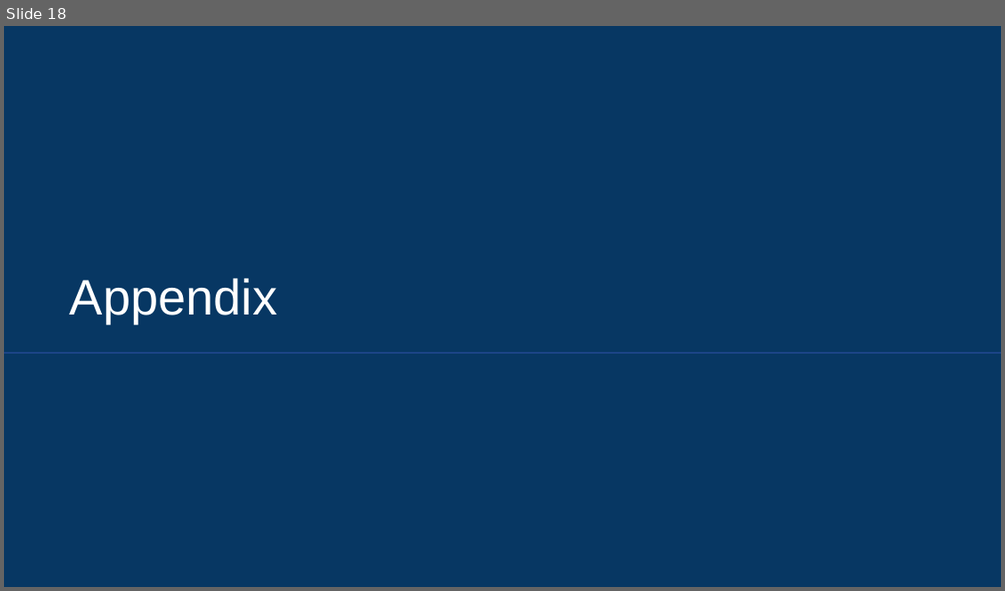
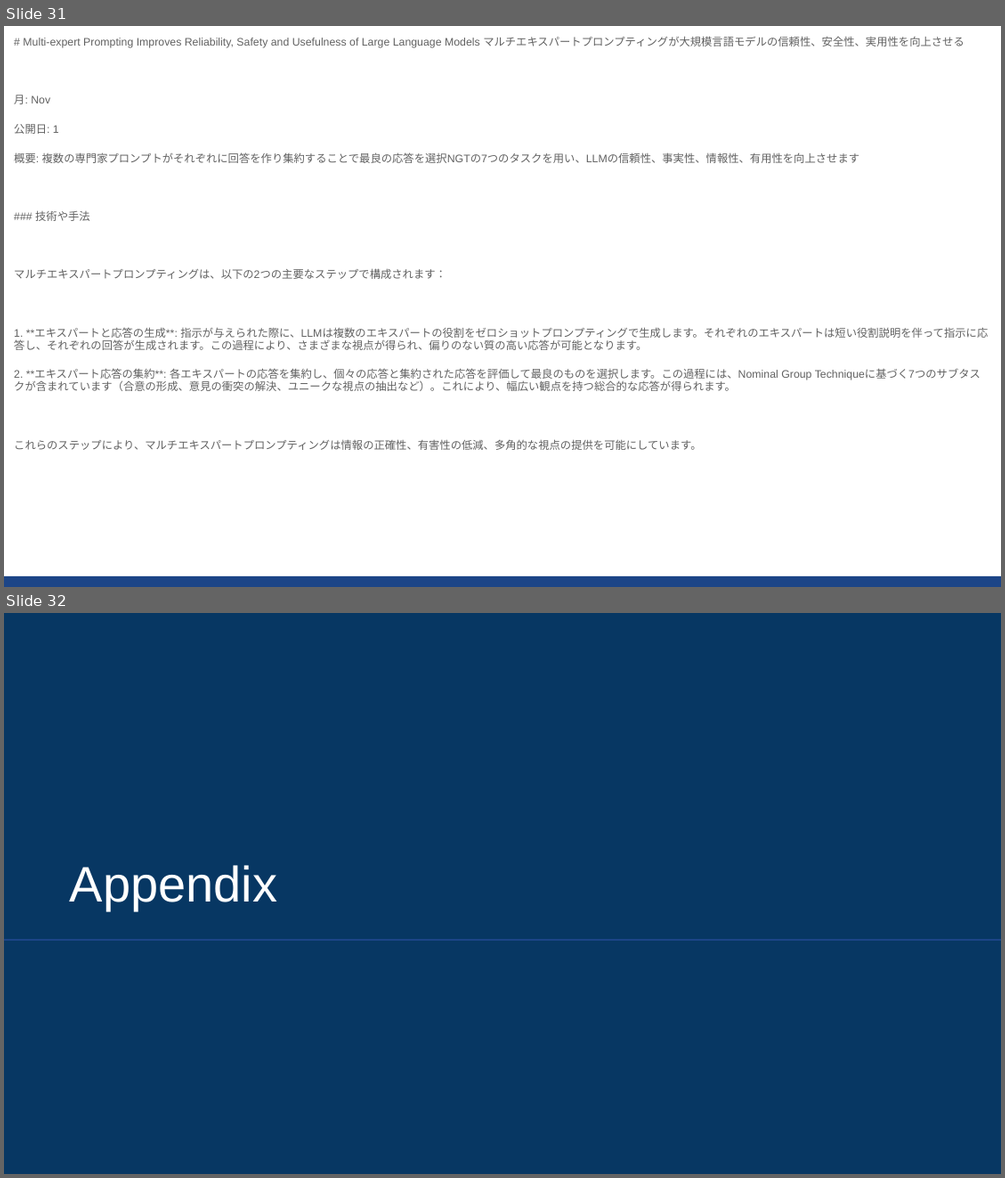
Before and after one commit to sekihan02/code_sundbox, a slide deck: 2024_LLM論文要約_11.pptx. Shown one above the other, each under a label of ours: slide 18 before the commit, slides 31 and 32 after it. The pictures are 1005x591 and 1005x1178 pixels, drawn with LibreOffice and Linux fonts; fonts in the diff are those of the drawing. Boxes give left, top, right and bottom in pixels: in the first picture for what was removed or moved away, otherwise in the second. Text is boxed around its words. In the diff, an @@ line names an element or a change of style, - is before the commit and + after.

```diff
--- a/2024_LLM論文要約_11.pptx
+++ b/2024_LLM論文要約_11.pptx
@@ slide 31 added at <box>4,26,1001,587</box>, background #FFFFFF @@
@@ text added at <box>14,36,987,450</box>, 7.9 pt, text #616161 @@
+# Multi-expert Prompting Improves Reliability, Safety and Usefulness of Large Language Models マルチエキスパートプロンプティングが大規模言語モデルの信頼性、安全性、実用性を向上させる
+月: Nov
+公開日: 1
+概要: 複数の専門家プロンプトがそれぞれに回答を作り集約することで最良の応答を選択NGTの7つのタスクを用い、LLMの信頼性、事実性、情報性、有用性を向上させます
+### 技術や手法
+マルチエキスパートプロンプティングは、以下の2つの主要なステップで構成されます：
+1. **エキスパートと応答の生成**: 指示が与えられた際に、LLMは複数のエキスパートの役割をゼロショットプロンプティングで生成します。それぞれのエキスパートは短い役割説明を伴って指示に応答し、それぞれの回答が生成されます。この過程により、さまざまな視点が得られ、偏りのない質の高い応答が可能となります。
+2. **エキスパート応答の集約**: 各エキスパートの応答を集約し、個々の応答と集約された応答を評価して最良のものを選択します。この過程には、Nominal Group Techniqueに基づく7つのサブタスクが含まれています（合意の形成、意見の衝突の解決、ユニークな視点の抽出など）。これにより、幅広い観点を持つ総合的な応答が得られます。
+これらのステップにより、マルチエキスパートプロンプティングは情報の正確性、有害性の低減、多角的な視点の提供を可能にしています。
@@ rectangle added at <box>4,576,1001,587</box>, fill #1C4587 @@
@@ what was slide 18 is now slide 32 @@
```
Also in this commit, not shown: 13 other slides added, 2 other files.
